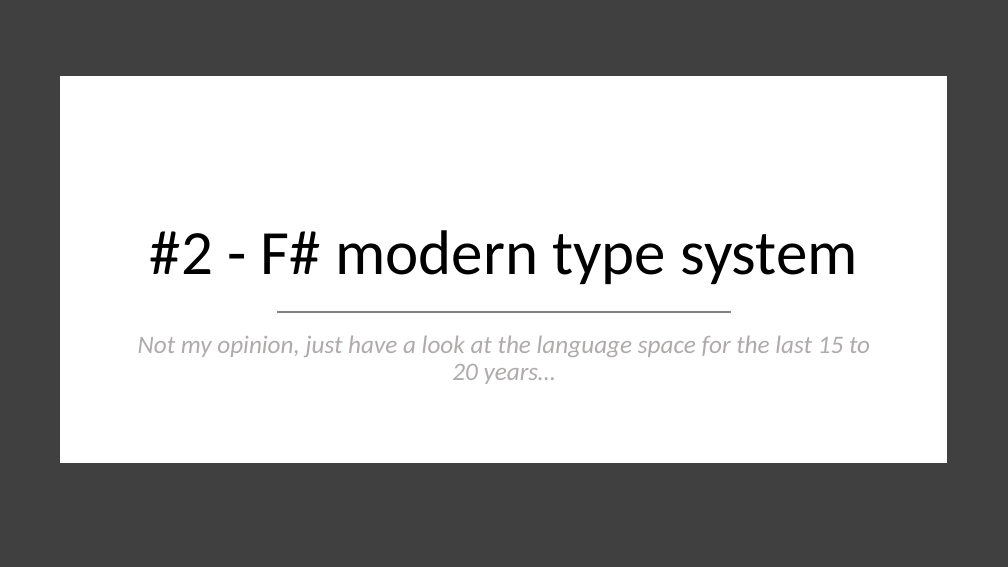
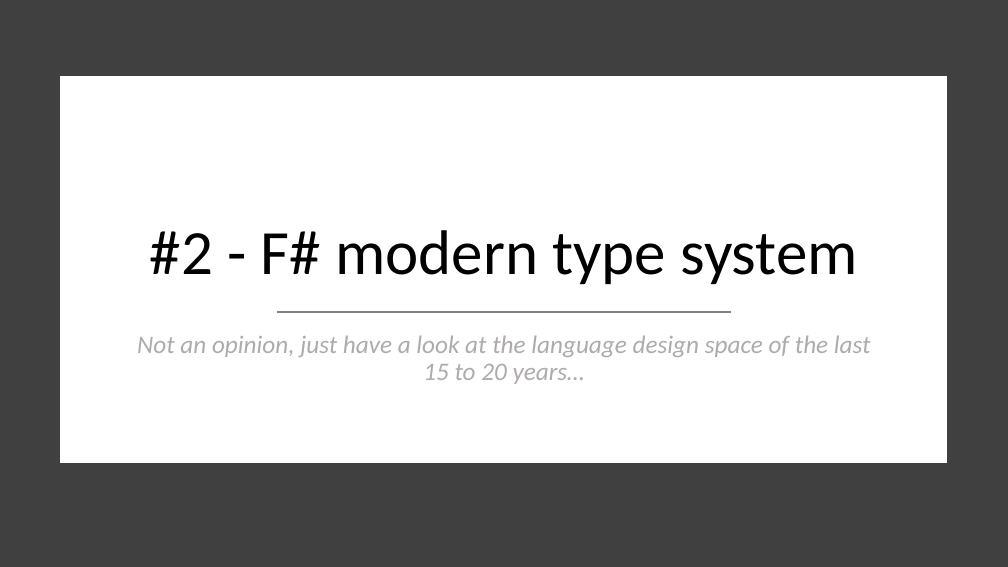
Before and after one commit to essic/prez-why-fsharp, a slide deck: slide 14 of WhyFSharp.pptx. Drawn at 1008x567 pixels with LibreOffice and Linux fonts; fonts in the diff are those of the drawing. Boxes give left, top, right and bottom in pixels: in the first picture for what was removed or moved away, otherwise in the second. Text is boxed around its words. In the diff, an @@ line names an element or a change of style, - is before the commit and + after.

```diff
--- a/WhyFSharp.pptx
+++ b/WhyFSharp.pptx
@@ text at (137, 335, 871, 384): text changed @@
-Not my opinion, just have a look at the language space for the last 15 to 20 years…
+Not an opinion, just have a look at the language design space of the last 15 to 20 years…
```
Also in this commit, not shown: 10 other slides changed, 1 slide removed, 1 other file.
